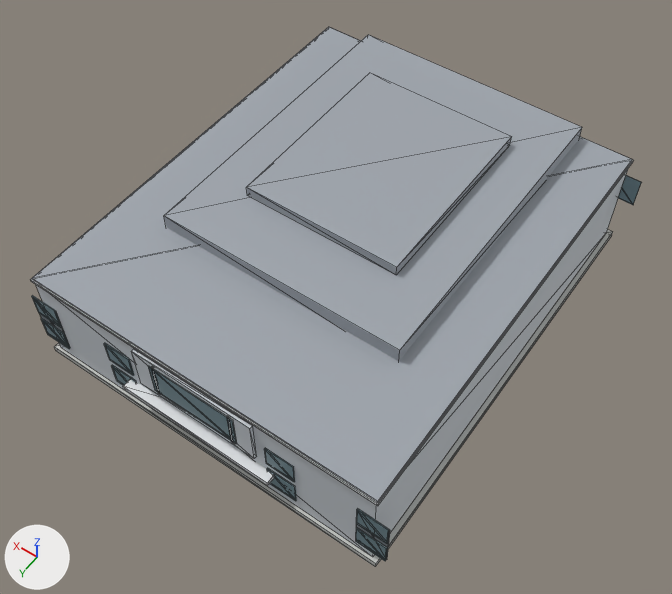
What one commit did to the glTF model web/public/models/buildings/3.glb.
One viewpoint serves both versions: a 50 mm camera at (-36.8, 53.7, 82.1) aimed at (-1.5, 4.3, 4.4). Lighting does not change. The marker at lower left points along +X, +Y and +Z. The older version comes first. Mesh edges are drawn as thin lines.

Script lines for the objects in view, before the commit:
```python
ob_北区体育馆_路_north_3_concrete = bpy.data.objects.new('北区体育馆 路 North 3 concrete', me_mesh_5)
ob_北区体育馆_路_north_3_concrete.location = (0.0, 0.0, 0.0)
ob_北区体育馆_路_north_3_frame = bpy.data.objects.new('北区体育馆 路 North 3 frame', me_mesh_1)
ob_北区体育馆_路_north_3_frame.location = (0.0, 0.0, 0.0)
ob_北区体育馆_路_north_3_glass = bpy.data.objects.new('北区体育馆 路 North 3 glass', me_mesh_2)
ob_北区体育馆_路_north_3_glass.location = (0.0, 0.0, 0.0)
ob_北区体育馆_路_north_3_panel = bpy.data.objects.new('北区体育馆 路 North 3 panel', me_mesh_0)
ob_北区体育馆_路_north_3_panel.location = (0.0, 0.0, 0.0)
ob_北区体育馆_路_north_3_roof = bpy.data.objects.new('北区体育馆 路 North 3 roof', me_mesh_3)
ob_北区体育馆_路_north_3_roof.location = (0.0, 0.0, 0.0)
ob_北区体育馆_路_north_3_trim = bpy.data.objects.new('北区体育馆 路 North 3 trim', me_mesh_4)
ob_北区体育馆_路_north_3_trim.location = (0.0, 0.0, 0.0)
```
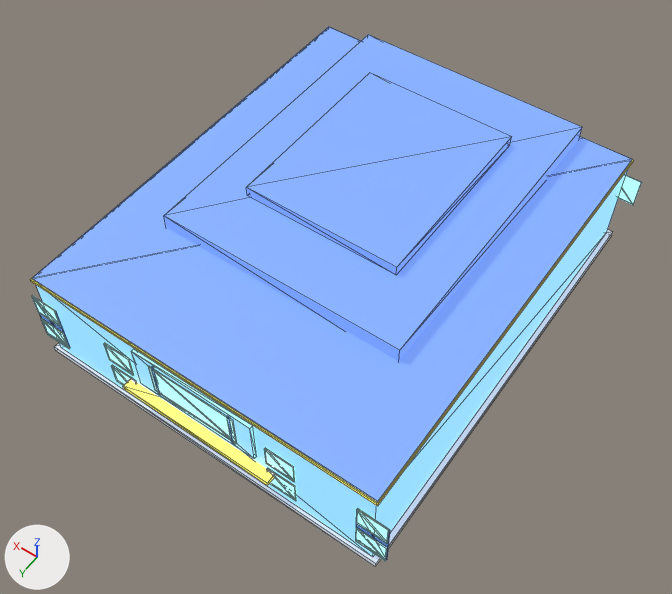
The edits, one by one:
Material 'North 3 panel' (mat_north_3_panel) changes colour from light grey #ced4da to blue #81bffd; in linear values from (0.62, 0.66, 0.7) to (0.22, 0.52, 0.98).
In material 'North 3 panel' (mat_north_3_panel), emission_strength is now set to 1.0.
In material 'North 3 panel' (mat_north_3_panel), emission_color is now set to (0.22, 0.52, 0.98), blue #81bffd.
In material 'North 3 frame' (mat_north_3_frame), emission_strength is now set to 1.0.
In material 'North 3 glass' (mat_north_3_glass), metallic goes from 0.05 to 0.0.
Material 'North 3 glass' (mat_north_3_glass) changes colour from greyish cyan #769099 to cyan #a0e1f9; in linear values from (0.18, 0.28, 0.32) to (0.35, 0.75, 0.95).
In material 'North 3 glass' (mat_north_3_glass), emission_strength is now set to 1.0.
In material 'North 3 roof' (mat_north_3_roof), metallic goes from 0.05 to 0.0.
Material 'North 3 roof' (mat_north_3_roof) changes colour from grey #a0a6ad to blue #6181c4; in linear values from (0.35, 0.38, 0.42) to (0.12, 0.22, 0.55).
In material 'North 3 roof' (mat_north_3_roof), roughness goes from 0.72 to 0.55.
In material 'North 3 roof' (mat_north_3_roof), emission_color is now set to (0.12, 0.22, 0.55), blue #6181c4.
In material 'North 3 roof' (mat_north_3_roof), emission_strength is now set to 1.0.
In material 'North 3 trim' (mat_north_3_trim), metallic goes from 0.05 to 0.0.
Material 'North 3 trim' (mat_north_3_trim) changes colour from white #e5e7ea to yellow #ffdd50; in linear values from (0.78, 0.8, 0.82) to (1.0, 0.72, 0.08).
In material 'North 3 trim' (mat_north_3_trim), roughness goes from 0.72 to 0.55.
In material 'North 3 trim' (mat_north_3_trim), emission_color is now set to (1.0, 0.72, 0.08), yellow #ffdd50.
In material 'North 3 trim' (mat_north_3_trim), emission_strength is now set to 1.0.
In material 'North 3 concrete' (mat_north_3_concrete), metallic goes from 0.05 to 0.0.
Material 'North 3 concrete' (mat_north_3_concrete) changes colour from light grey #c4c5c2 to grey #a0a6ad; in linear values from (0.55, 0.56, 0.54) to (0.35, 0.38, 0.42).
In material 'North 3 concrete' (mat_north_3_concrete), roughness goes from 0.72 to 0.55.
In material 'North 3 concrete' (mat_north_3_concrete), emission_color is now set to (0.35, 0.38, 0.42), grey #a0a6ad.
In material 'North 3 concrete' (mat_north_3_concrete), emission_strength is now set to 1.0.

Location of each change, [x1, y1, x2, y2] in pixels of the pictures (672 x 594 px):
'北区体育馆 路 North 3 roof', recoloured, surface changed (grey to blue)
    both: [32, 27, 632, 502]
'北区体育馆 路 North 3 panel', recoloured, surface changed
    both: [36, 169, 628, 557]
'北区体育馆 路 North 3 concrete', recoloured, surface changed
    both: [54, 229, 613, 567]
'北区体育馆 路 North 3 glass', recoloured, surface changed
    both: [32, 175, 641, 561]
'北区体育馆 路 North 3 trim', recoloured, surface changed
    both: [31, 160, 633, 506]
'北区体育馆 路 North 3 frame', surface changed
    both: [40, 311, 390, 560]
